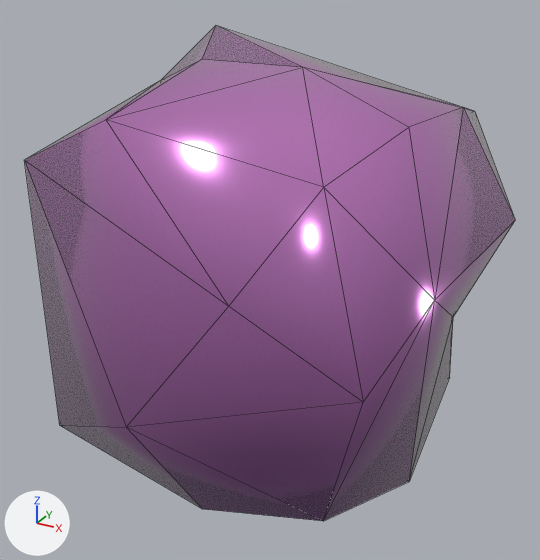
What one commit did to the glTF model dist/Model/metal-common.glb.
Both versions are drawn from a camera (50 mm lens) standing at (1.12, -2.048, 0.99) and looking at (0.014, -0.038, -0.015). The lights are fixed; the arrows at lower left show +X, +Y and +Z. Mesh edges are drawn as thin lines. Where no turn or scale is listed for an object, it has been applied to the vertices. Vertices at the same position are counted once.

The older version as bpy lines, for what is in view:
```python
me_cube_001 = bpy.data.meshes.new('Cube.001')
me_cube_001.from_pydata(...)  # 37 vertices, 70 faces; spans x -0.665..0.726, y -0.685..0.689, z -0.683..0.777
me_cube_001.materials.append(mat_material_001)  # pink #e794e5
ob_cube = bpy.data.objects.new('Cube', me_cube_001)
ob_cube.location = (0.0, 0.0, 0.0)
```
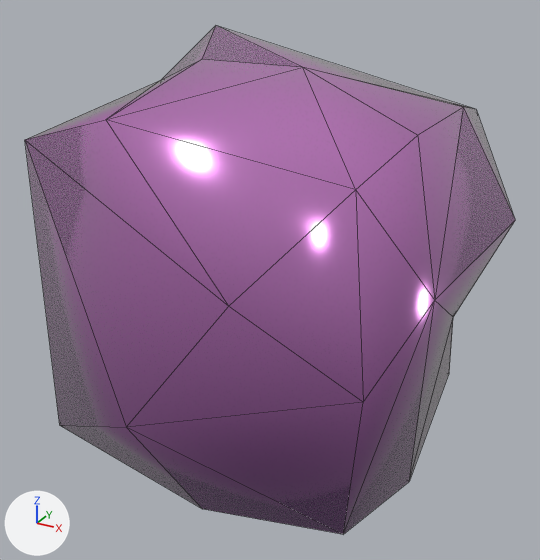
Location of each change, (x1, y1, x2, y2) in pixels of the pictures (540 x 560 px; the box of a moved part takes in the faces that stretch with it):
'Cube', reshaped
    before: (25, 26, 515, 521)
    after: (25, 26, 515, 534)
part 1 of me_cube_001, moved or reshaped
    before: (25, 42, 509, 521)
    after: (25, 42, 509, 534)

Edits to the bpy script that builds the scene:
```text
Change me_cube_001:
    where me_cube_001.from_pydata(...)  # 37 vertices, 70 faces; spans x -0.665..0.726, y -0.685..0.689, z -0.683..0.777
    used by ob_cube; location = (0.0, 0.0, 0.0)
    me_cube_001 part 1
    me_cube_001.vertices[1].co: (0.447, -0.512, -0.486) -> (0.503, -0.498, -0.521)  # pixel (323, 521) -> pixel (343, 534)
    me_cube_001.vertices[2].co: (0.429, -0.538, 0.496) -> (0.501, -0.522, 0.496)  # pixel (323, 187) -> pixel (355, 189)
    me_cube_001.vertices[3].co: (0.526, 0.46, -0.505) -> (0.512, 0.504, -0.511)  # pixel (449, 377) -> pixel (449, 372)
    me_cube_001.vertices[5].co: (-0.553, -0.504, 0.429) -> (-0.536, -0.508, 0.492)  # pixel (24, 159) -> pixel (24, 139)
    me_cube_001.vertices[9].co: (-0.476, 0.515, -0.531) -> (-0.504, 0.511, -0.528)
    me_cube_001.vertices[11].co: (0.508, 0.478, 0.504) -> (0.503, 0.509, 0.504)  # pixel (474, 111) -> pixel (476, 109)
    me_cube_001.vertices[13].co: (0.475, 0.563, -0.134) -> (0.491, 0.538, -0.15)
    me_cube_001.vertices[16].co: (0.511, -0.208, 0.58) -> (0.537, -0.212, 0.563)  # pixel (408, 127) -> pixel (417, 135)
```
